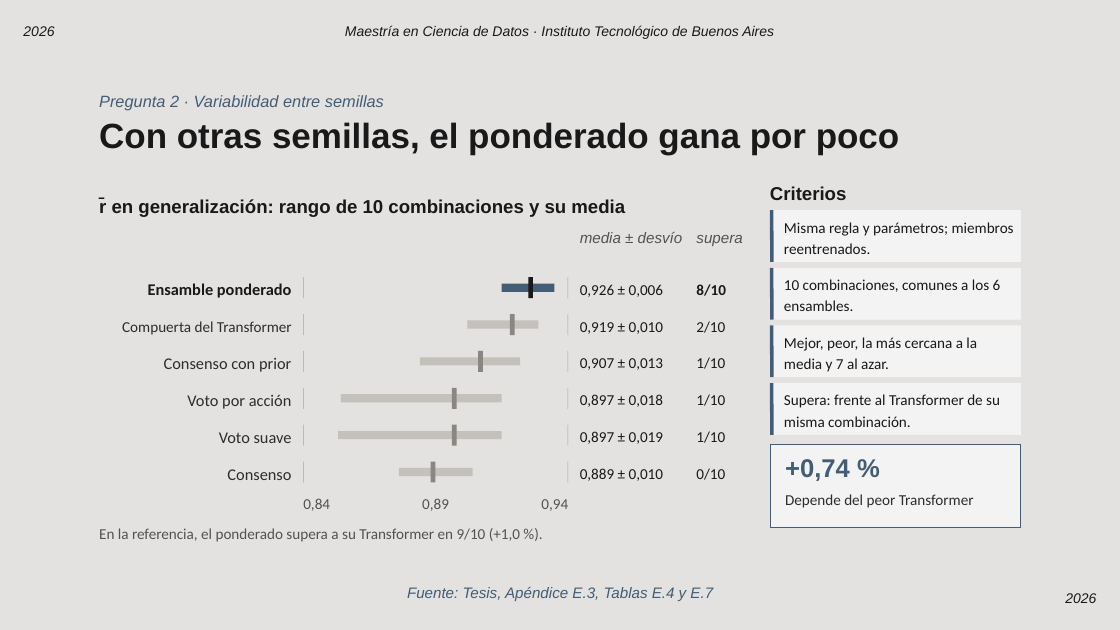
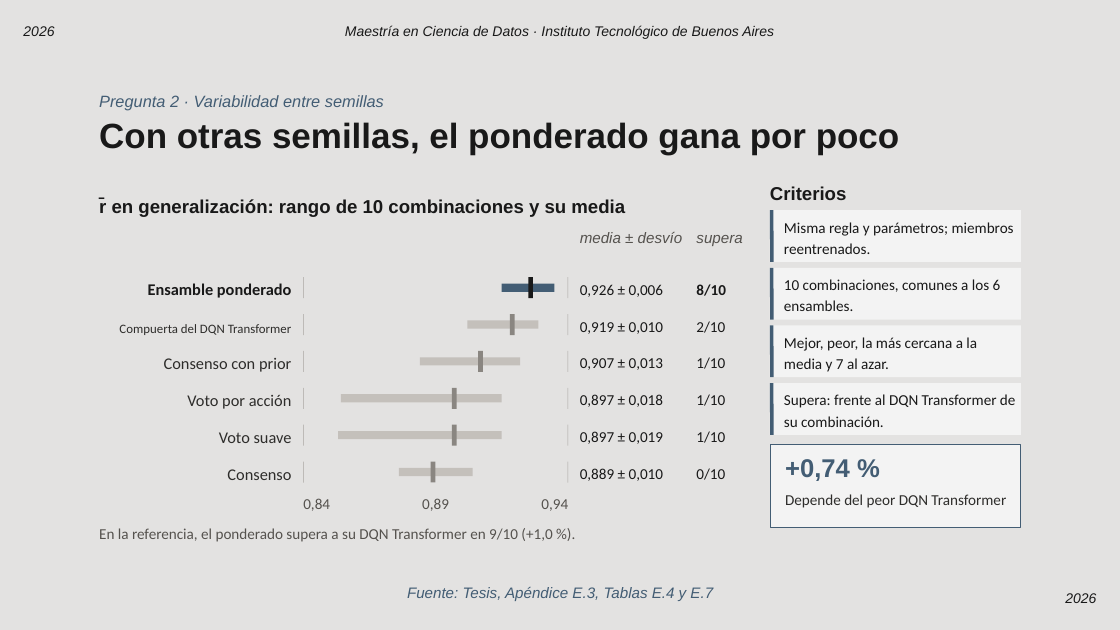
Before and after one commit to Maximiliano0/mPES, a slide deck: slide 16 of writings/out/mPES — Defensa de tesis.pptx. Drawn at 1120x630 pixels with LibreOffice and Linux fonts; fonts in the diff are those of the drawing; background and template pictures are left out. Boxes give left, top, right and bottom in pixels: in the first picture for what was removed or moved away, otherwise in the second. Text is boxed around its words. In the diff, an @@ line names an element or a change of style, - is before the commit and + after.

```diff
--- a/writings/out/mPES — Defensa de tesis.pptx
+++ b/writings/out/mPES — Defensa de tesis.pptx
@@ text at (119,324,292,335): text changed; size 13 to 11 pt @@
-Compuerta del Transformer
+Compuerta del DQN Transformer
@@ text in rectangle at (784,394,1016,427): text changed @@
-Supera: frente al Transformer de su misma combinación.
+Supera: frente al DQN Transformer de su combinación.
@@ text at (785,494,1006,508): text changed @@
-Depende del peor Transformer
+Depende del peor DQN Transformer
@@ text at (99,528,552,542): text changed @@
-En la referencia, el ponderado supera a su Transformer en 9/10 (+1,0 %).
+En la referencia, el ponderado supera a su DQN Transformer en 9/10 (+1,0 %).
```
Also in this commit, not shown: 14 other slides changed.
